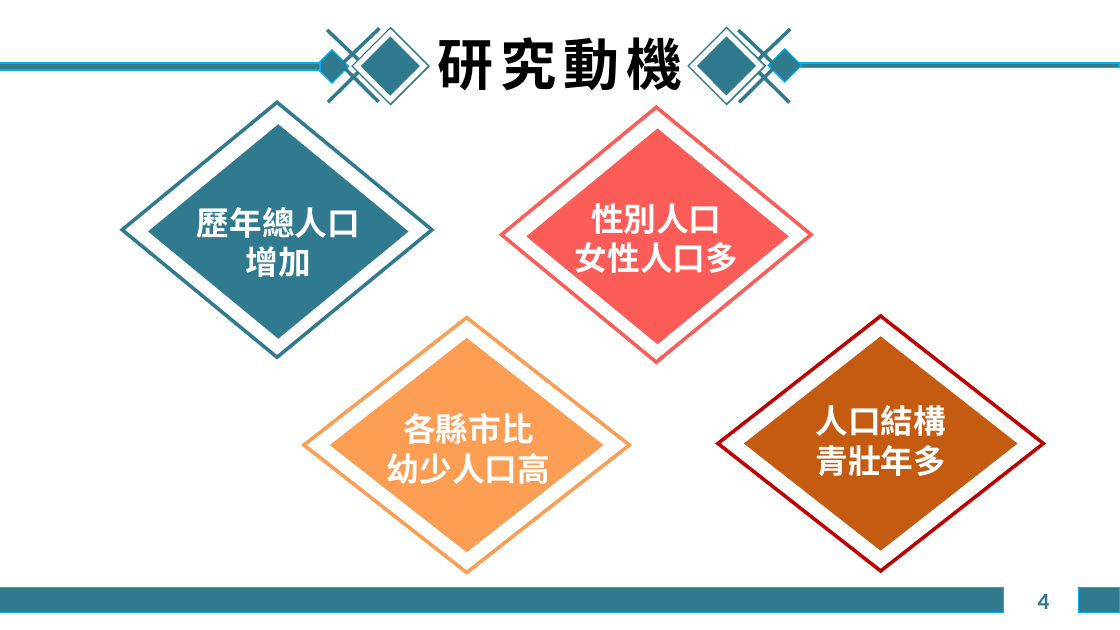
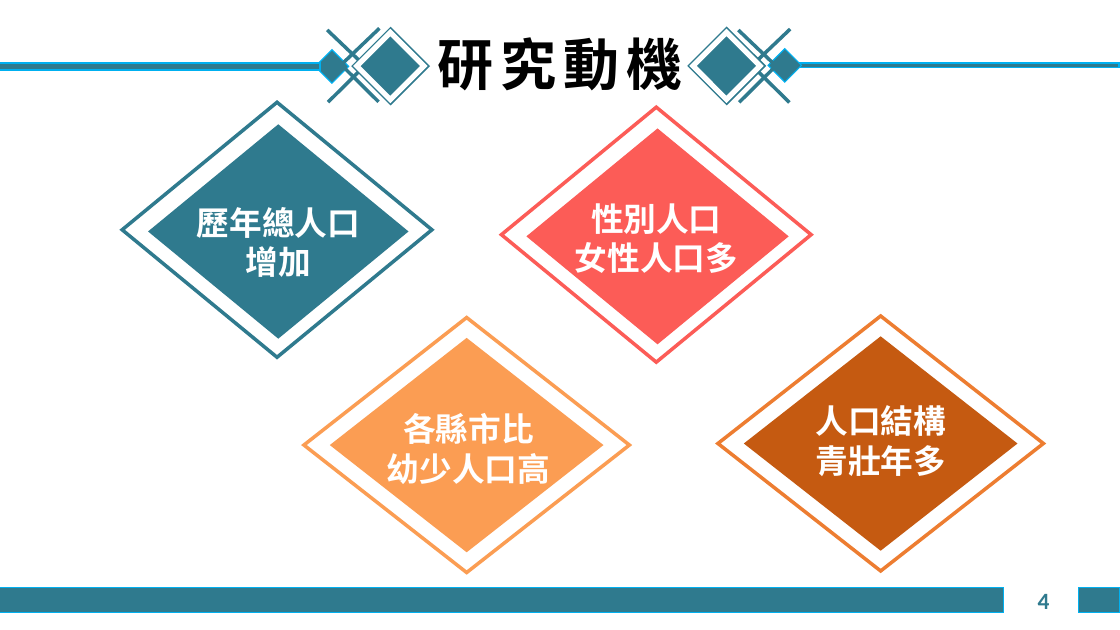
Before and after one commit to explooosion/HsinchuHackathon, a slide deck: slide 4 of 新竹黑克松-生活便利與婦幼安全.pptx. Drawn at 1120x630 pixels with LibreOffice and Linux fonts; fonts in the diff are those of the drawing. Boxes give left, top, right and bottom in pixels: in the first picture for what was removed or moved away, otherwise in the second. Text is boxed around its words. In the diff, an @@ line names an element or a change of style, - is before the commit and + after.

```diff
--- a/新竹黑克松-生活便利與婦幼安全.pptx
+++ b/新竹黑克松-生活便利與婦幼安全.pptx
@@ diamond at (718, 316, 1044, 571): outline #C00000 3 pt to #ED7D31 3 pt @@
```
Also in this commit, not shown: 3 other slides changed.
